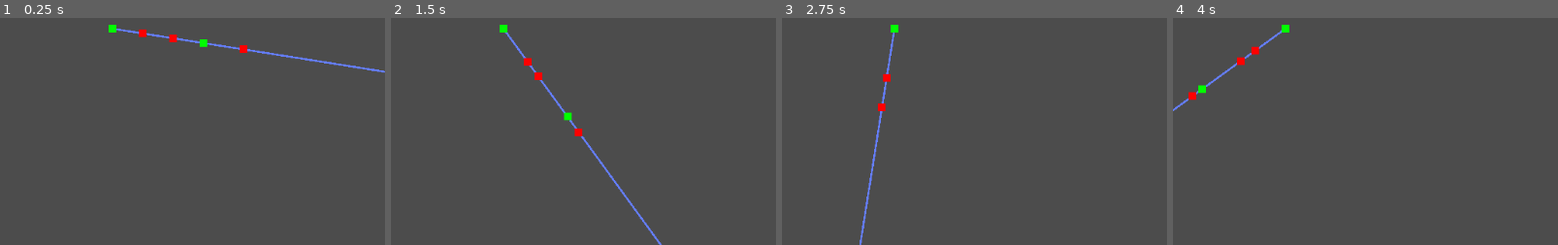
Above: before the commit, frames 1-4 (left to right).
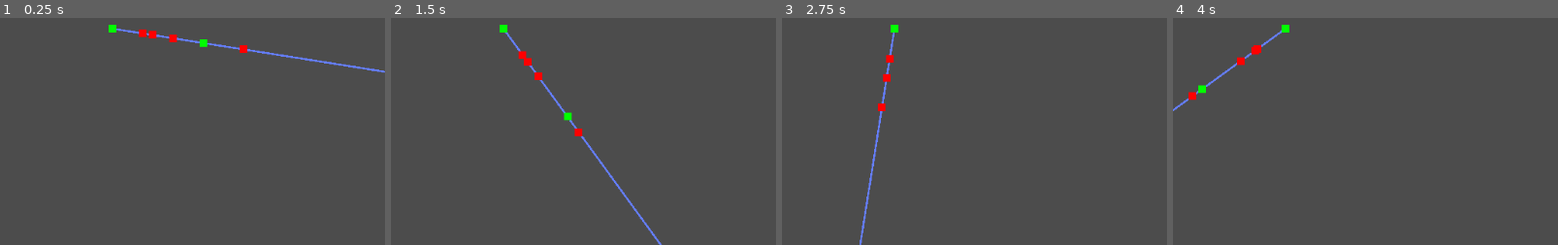
Above: after the commit, the same moments.

Repository: grinova/multi-point-ray-cast
Game: Godot game, scene res://src/scenes/example/example.tscn
Same seed, same stepped clock (60 frames per second), same inputs: the game is played once before the commit and once after it.
Inputs (mouse positions are % of the whole screen's width and height, from its top left):
- Up to frame 1 (0.25 s): no input
- Up to frame 2 (1.5 s): move the mouse to (72, 45) at 0.52 s; move the mouse to (30, 55) at 1.27 s
- Up to frame 3 (2.75 s): move the mouse to (60, 28) at 2.02 s
- Up to frame 4 (4 s): move the mouse to (45, 70) at 2.77 s; move the mouse to (80, 65) at 3.52 s
The pictures show only the part of the screen within x 35-85%, y 48-98%; the shares and areas given below are measured in that part.

The runs differ from the first frame. In frame 1, less than 0.1% of the frame differs, in the area x 38-41%, y 5-9%; in frame 2, less than 0.1%; in frame 3, less than 0.1%; in frame 4, less than 0.1%.

Commit message:
Added circle

Diff:
--- a/src/mult-point-ray-cast.gd
+++ b/src/mult-point-ray-cast.gd
@@ -75,6 +75,8 @@
 	elif shape is ConvexPolygonShape2D:
 		var polygon := (shape as ConvexPolygonShape2D).points
 		return intersect_polygon_points(begin_pos, end_pos, node, polygon, eps)
+	elif shape is CircleShape2D:
+		return intersect_circle(begin_pos, end_pos, node, shape, eps)
 	return []
 
 static func intersect_polygon(
@@ -130,6 +132,40 @@
 				points.push_back({ 'p': p, 's': s })
 	return points
 
+static func intersect_circle(
+	begin_pos: Vector2,
+	end_pos: Vector2,
+	node: CollisionShape2D,
+	shape: CircleShape2D,
+	eps: float
+) -> Array:
+	var center: Vector2 = node.global_position
+	var radius := shape.radius
+	var intersection := _line_circle_intersection(begin_pos, end_pos, center, radius, eps)
+	var points := []
+	var p3 := begin_pos
+	var p4 := end_pos
+	for i in range(intersection.size() - 1, -1, -1):
+		if not _segment_has_point(intersection[i], begin_pos, end_pos):
+			intersection.remove(i)
+	if intersection.size() == 2:
+		var p1: Vector2 = intersection[0]
+		var p2: Vector2 = intersection[1]
+		if _squared_length(p1, p3) >= _squared_length(p2, p3):
+			var t := p1
+			p1 = p2
+			p2 = t
+		points.push_back({ 'p': p1, 's': 1.0 })
+		points.push_back({ 'p': p2, 's': -1.0 })
+	elif intersection.size() == 1:
+		var p: Vector2 = intersection[0]
+		var squared_radius: = radius * radius
+		if _squared_length(p3, center) > squared_radius:
+			points.push_back({ 'p': p, 's': 1.0 })
+		elif _squared_length(p4, center) > squared_radius:
+			points.push_back({ 'p': p, 's': -1.0 })
+	return points
+
 static func _segment_cast(
 	begin_pos: Vector2,
 	end_pos: Vector2,
@@ -164,6 +200,20 @@
 	var p := p1 + (p2 - p1) * t
 	return { 'd': true, 't': t, 'u': u, 'p': p }
 
+static func _line_circle_intersection(p1: Vector2, p2: Vector2, c: Vector2, r: float, eps: float) -> Array:
+	var al := _a_coefficient(p1, p2)
+	var bl := _b_coefficient(p1, p2)
+	var aq := al * al + 1.0
+	var bq := 2.0 * (al * bl - c.x - al * c.y)
+	var cq := c.x * c.x - r * r + (bl - c.y) * (bl - c.y)
+	var xs := _cubic_solve(aq, bq, cq, eps)
+	var points := []
+	if xs.size() > 1:
+		for x in xs:
+			var y: float = al * x + bl
+			points.push_back(Vector2(x, y))
+	return points
+
 static func _side(p1: Vector2, p2: Vector2, p3: Vector2) -> float:
 	var d := (p3.x - p1.x) * (p2.y - p1.y) - (p3.y - p1.y) * (p2.x - p1.x)
 	return sign(d)
@@ -173,3 +223,31 @@
 
 static func _b_coefficient(a: Vector2, b: Vector2) -> float:
 	return (b.y * (a.x - b.x) - b.x * (a.y - b.y)) / (a.x - b.x)
+
+static func _cubic_solve(a: float, b: float, c: float, eps: float) -> Array:
+	var solution := []
+	var D := b * b - 4.0 * a * c
+	if D >= eps:
+		var sqrt_D := sqrt(D)
+		var double_a := 2.0 * a
+		var x1 := (-b + sqrt_D) / double_a
+		var x2 := (-b - sqrt_D) / double_a
+		solution.push_back(x1)
+		solution.push_back(x2)
+	elif abs(D) < eps:
+		var x := -b / (2.0 * a)
+		solution.push_back(x)
+	return solution
+
+static func _segment_has_point(p: Vector2, a: Vector2, b: Vector2) -> bool:
+	if a.x != b.x:
+		var k := (p.x - a.x) / (b.x - a.x)
+		return k >= 0.0 and k <= 1.0
+	else:
+		var k := (p.y - a.y) / (b.y - a.y)
+		return k >= 0.0 and k <= 1.0
+
+static func _squared_length(a: Vector2, b: Vector2) -> float:
+	var dx = a.x - b.x
+	var dy = a.y - b.y
+	return dx * dx + dy * dy
--- a/src/scenes/example/example.tscn
+++ b/src/scenes/example/example.tscn
@@ -27,6 +27,12 @@
 
 [sub_resource type="ConvexPolygonShape2D" id=7]
 points = PoolVector2Array( -4, 0, 0, -4, 4, 0, 4, 4, 4, 4, -4, 4 )
+
+[sub_resource type="CircleShape2D" id=10]
+radius = 8.0
+
+[sub_resource type="CircleShape2D" id=9]
+radius = 6.0
 
 [node name="example" type="Node2D"]
 script = ExtResource( 2 )
@@ -114,7 +120,7 @@
 polygon = PoolVector2Array( 8, -8, 4, -4, 4, 4, 0, 4, 0, -8 )
 
 [node name="collision-r" type="CollisionShape2D" parent="static-body"]
-position = Vector2( 16, -8 )
+position = Vector2( 16, -6 )
 shape = SubResource( 5 )
 
 [node name="collision-s" type="CollisionShape2D" parent="static-body"]
@@ -131,6 +137,14 @@
 rotation = 0.523599
 shape = SubResource( 7 )
 
+[node name="collision-v" type="CollisionShape2D" parent="static-body"]
+position = Vector2( 16, -20 )
+shape = SubResource( 10 )
+
+[node name="collision-w" type="CollisionShape2D" parent="static-body"]
+position = Vector2( 0, -2 )
+shape = SubResource( 9 )
+
 [node name="ray" type="Line2D" parent="."]
 points = PoolVector2Array( 0, 0, 16, 0 )
 width = 0.25
Not shown: 1 places in src/scenes/example/example.tscn that only renumber resources
